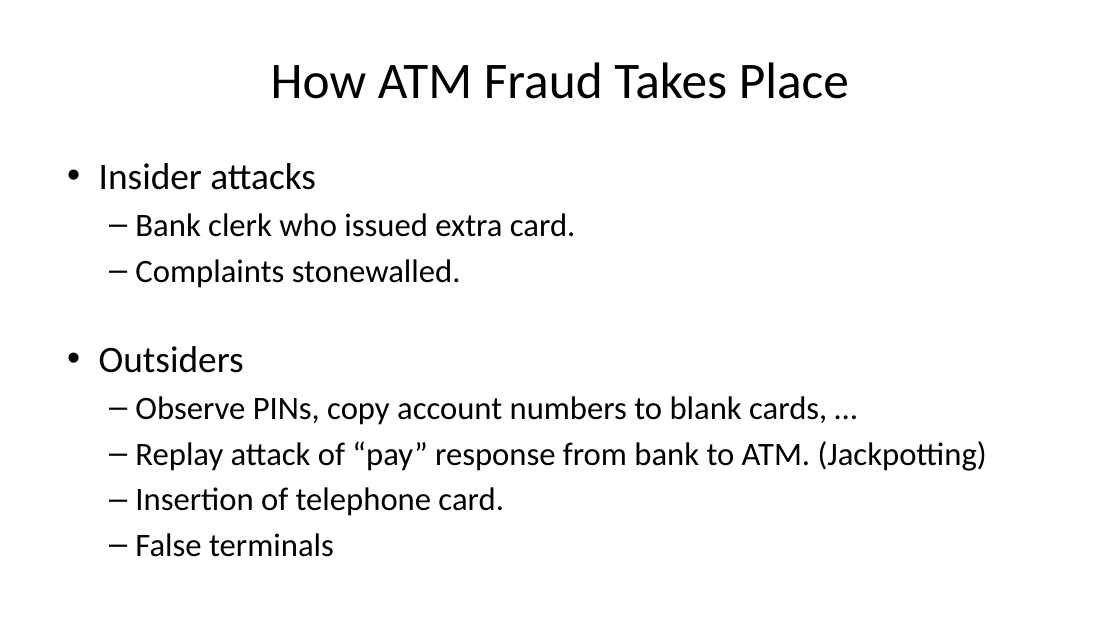
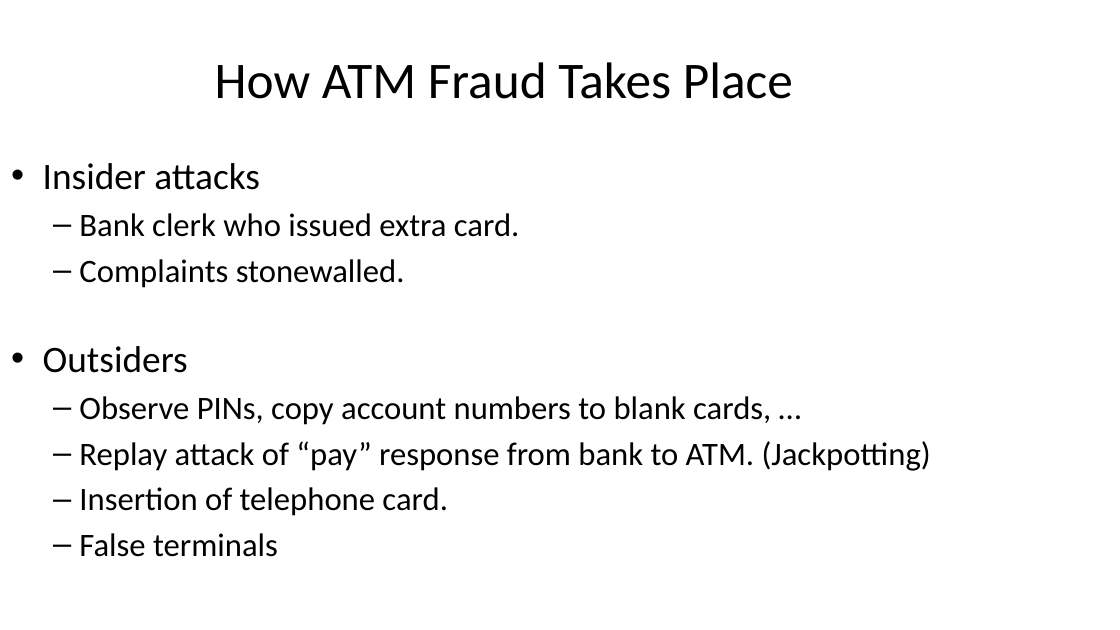
Before and after one commit to noise-lab/security-course, a slide deck: slide 6 of docs/slides/01-WhyCryptosystemsFail.pptx. Drawn at 1120x630 pixels with LibreOffice and Linux fonts; fonts in the diff are those of the drawing. Boxes give left, top, right and bottom in pixels: in the first picture for what was removed or moved away, otherwise in the second. Text is boxed around its words. In the diff, an @@ line names an element or a change of style, - is before the commit and + after.

```diff
--- a/docs/slides/01-WhyCryptosystemsFail.pptx
+++ b/docs/slides/01-WhyCryptosystemsFail.pptx
@@ title "How ATM Fraud Takes Place": place and size @@
-title "How ATM Fraud Takes Place" at box(271, 62, 849, 99)
+title "How ATM Fraud Takes Place" at box(215, 62, 793, 99)
@@ text "Insider attacks": place and size @@
-text "Insider attacks" at box(99, 163, 987, 557)
+text "Insider attacks" at box(43, 163, 931, 557)
```
Also in this commit, not shown: 1 other slide changed, 2 slides added, 3 other files.
